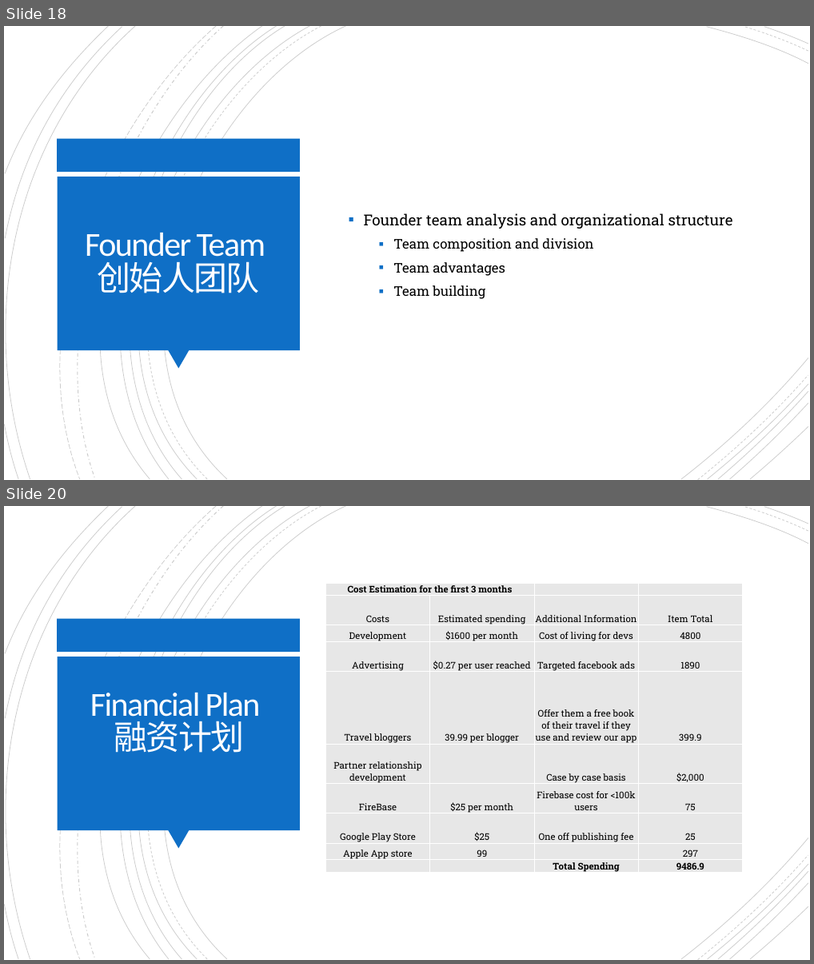
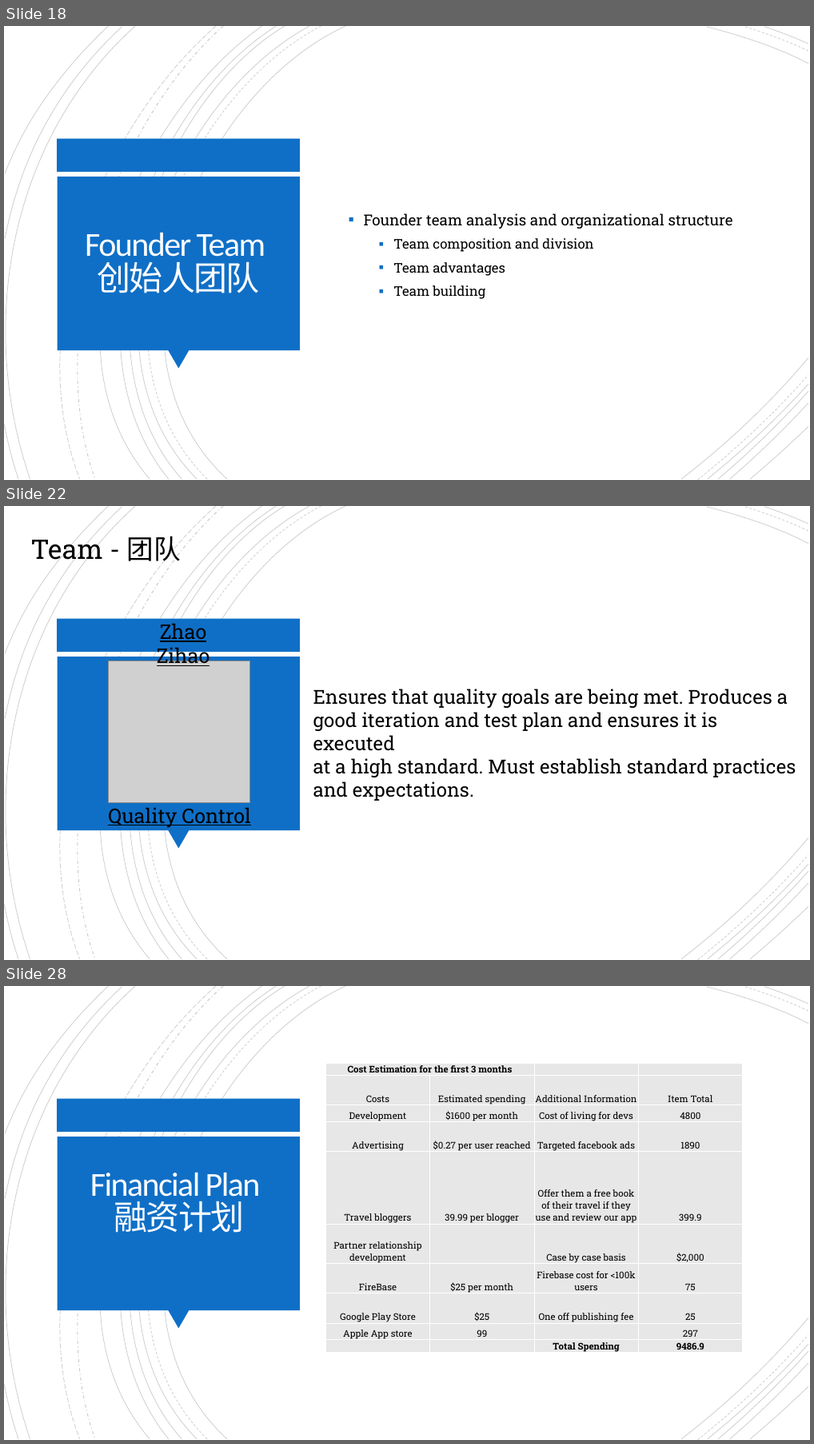
Before and after one commit to SummerProgram2018/AdvenShare, a slide deck: Advenshare Final ppt.pptx. Shown one above the other, each under a label of ours: slides 18 and 20 before the commit, slides 18, 22 and 28 after it; the slides between them are not shown. The pictures are 814x964 and 814x1444 pixels, drawn with LibreOffice and Linux fonts; fonts in the diff are those of the drawing; grey boxes stand for pictures. Boxes give left, top, right and bottom in pixels: in the first picture for what was removed or moved away, otherwise in the second. Text is boxed around its words. In the diff, an @@ line names an element or a change of style, - is before the commit and + after.

```diff
--- a/Advenshare Final ppt.pptx
+++ b/Advenshare Final ppt.pptx
@@ slide 22 added at <box>4,506,810,960</box>, background #FFFFFF; not listed: 24 template elements that a slide beside it also shows @@
@@ text added at <box>31,535,181,566</box>, 32 pt, text #000000 @@
+Team - 团队
@@ text added at <box>157,624,210,668</box>, 24 pt, text #000000, underline @@
+Zhao Zihao
@@ picture added at <box>108,661,250,803</box> @@
@@ text added at <box>314,688,797,777</box>, 23 pt, text #000000 @@
+Ensures that quality goals are being met. Produces a
+good iteration and test plan and ensures it is executed
+at a high standard. Must establish standard practices
+and expectations.
@@ text added at <box>108,808,250,828</box>, 24 pt, text #000000, underline @@
+Quality Control
@@ what was slide 20 is now slide 28 @@
```
Also in this commit, not shown: 8 other slides added, 1 slide removed, 1 other file.
